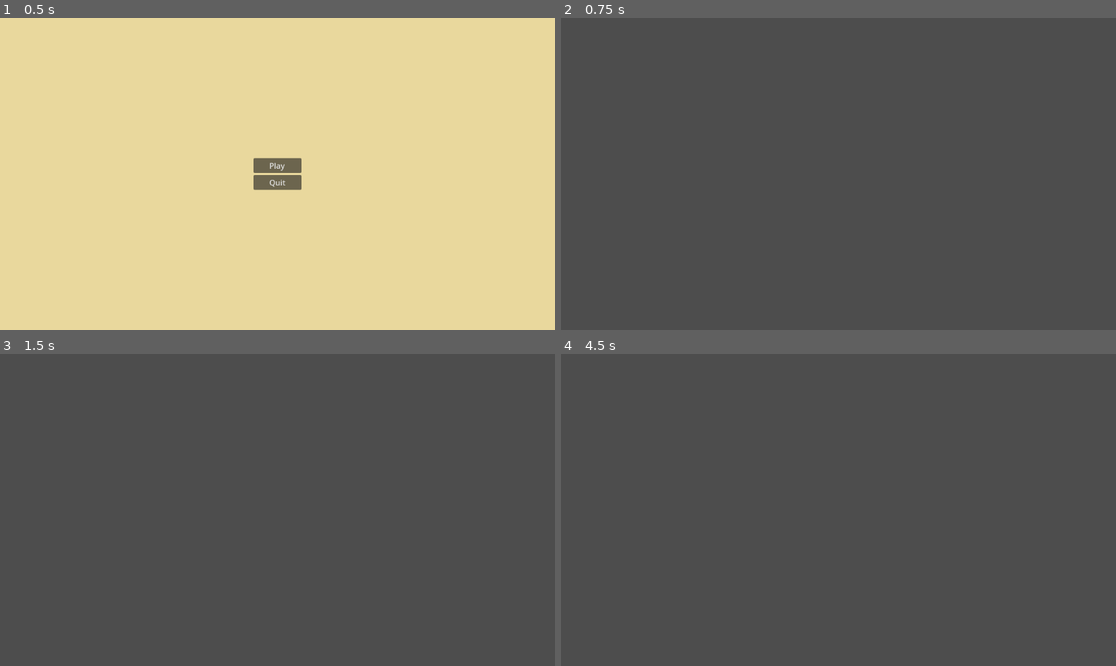
Above: before the commit, frames 1-4 (two rows, left to right).
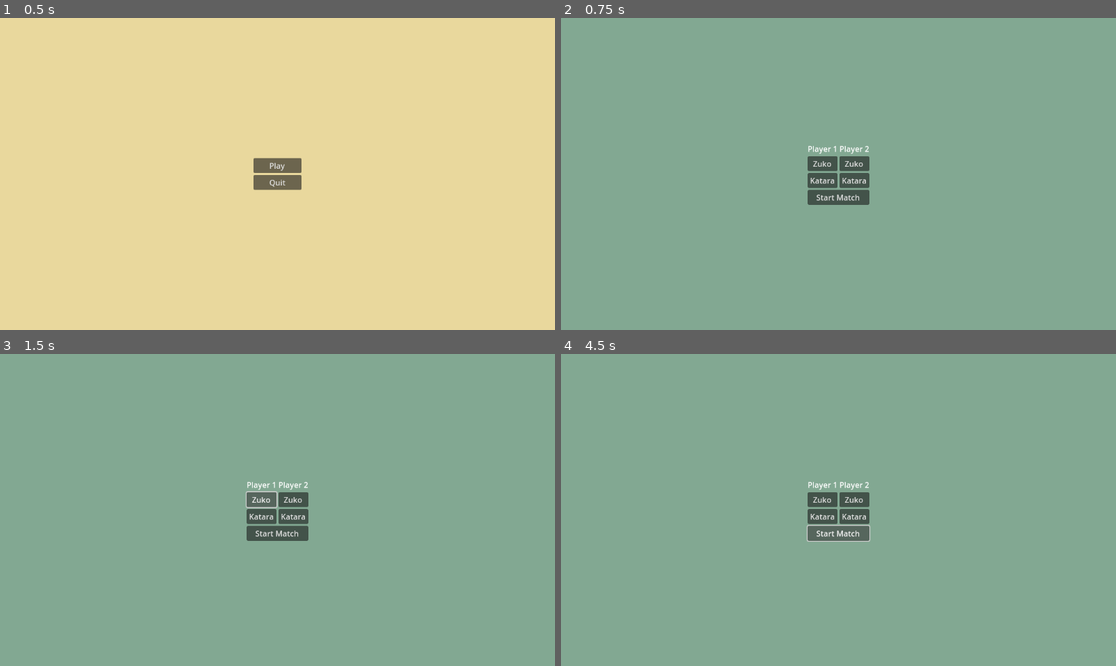
Above: after the commit, the same moments.

Repository: jneisen/avatargame
Game: Godot game, scene res://Scenes/main.tscn
Same seed, same stepped clock (60 frames per second), same inputs: the game is played once before the commit and once after it.
Inputs (mouse positions are in pixels of both pictures, inside the frame that each line leads up to):
- Up to frame 1 (0.5 s): no input
- Up to frame 2 (0.75 s): click "Play" at 0.5 s
- Up to frame 3 (1.5 s): click (260, 500) at 1.25 s, where only the run after the commit has a clickable "Zuko"
- Up to frame 4 (4.5 s): click (821, 516) at 2 s, where only the run after the commit has a clickable "Katara"; click (855, 500) at 2.75 s, where only the run after the commit has a clickable "Zuko"; click (855, 516) at 3.5 s, where only the run after the commit has a clickable "Katara"; click (838, 531) at 4.25 s, where only the run after the commit has a clickable "Start Match"

Frame 1 is identical in both runs. In frame 2, 99% of the frame differs, in the area x 0-100%, y 0-100%; in frame 3, 99%; in frame 4, 99%.
Error after the commit: Invalid assignment of property or key 'modulate' with value of type 'Color' on a base object of type 'null instance'. (res://Scenes/charachter_options.gd:25)

Commit message:
added buttons for player election screen

Diff:
--- a/Scenes/charachter options.tscn
+++ b/Scenes/charachter options.tscn
@@ -1,3 +1,75 @@
-[gd_scene format=3 uid="uid://bt8vfarx3qtn7"]
+[gd_scene load_steps=2 format=3 uid="uid://bt8vfarx3qtn7"]
 
-[node name="CharachterOptions" type="Node2D"]
+[ext_resource type="Script" uid="uid://cs7gtscdsd25d" path="res://Scenes/charachter_options.gd" id="1_tsffj"]
+
+[node name="Control" type="Control"]
+layout_mode = 3
+anchors_preset = 15
+anchor_right = 1.0
+anchor_bottom = 1.0
+grow_horizontal = 2
+grow_vertical = 2
+script = ExtResource("1_tsffj")
+
+[node name="ColorRect" type="ColorRect" parent="."]
+layout_mode = 0
+offset_right = 1228.0
+offset_bottom = 784.0
+color = Color(0.510641, 0.659147, 0.571366, 1)
+
+[node name="VBoxContainer" type="VBoxContainer" parent="."]
+layout_mode = 1
+anchors_preset = 8
+anchor_left = 0.5
+anchor_top = 0.5
+anchor_right = 0.5
+anchor_bottom = 0.5
+offset_left = -64.0
+offset_top = -64.0
+offset_right = 64.0
+offset_bottom = 64.0
+grow_horizontal = 2
+grow_vertical = 2
+
+[node name="HBoxContainer" type="HBoxContainer" parent="VBoxContainer"]
+layout_mode = 2
+
+[node name="VBoxContainer" type="VBoxContainer" parent="VBoxContainer/HBoxContainer"]
+layout_mode = 2
+
+[node name="Label" type="Label" parent="VBoxContainer/HBoxContainer/VBoxContainer"]
+layout_mode = 2
+text = "Player 1"
+
+[node name="pick_zuko_1" type="Button" parent="VBoxContainer/HBoxContainer/VBoxContainer"]
+layout_mode = 2
+text = "Zuko"
+
+[node name="pick_katara_1" type="Button" parent="VBoxContainer/HBoxContainer/VBoxContainer"]
+layout_mode = 2
+text = "Katara"
+
+[node name="VBoxContainer2" type="VBoxContainer" parent="VBoxContainer/HBoxContainer"]
+layout_mode = 2
+
+[node name="Label" type="Label" parent="VBoxContainer/HBoxContainer/VBoxContainer2"]
+layout_mode = 2
+text = "Player 2"
+
+[node name="pick_zuko_2" type="Button" parent="VBoxContainer/HBoxContainer/VBoxContainer2"]
+layout_mode = 2
+text = "Zuko"
+
+[node name="pick_katara_2" type="Button" parent="VBoxContainer/HBoxContainer/VBoxContainer2"]
+layout_mode = 2
+text = "Katara"
+
+[node name="start" type="Button" parent="VBoxContainer"]
+layout_mode = 2
+text = "Start Match
+"
+
+[connection signal="pressed" from="VBoxContainer/HBoxContainer/VBoxContainer/pick_zuko_1" to="." method="_on_pick_zuko_1_pressed"]
+[connection signal="pressed" from="VBoxContainer/HBoxContainer/VBoxContainer/pick_katara_1" to="." method="_on_pick_katara_1_pressed"]
+[connection signal="pressed" from="VBoxContainer/HBoxContainer/VBoxContainer2/pick_zuko_2" to="." method="_on_pick_zuko_2_pressed"]
+[connection signal="pressed" from="VBoxContainer/HBoxContainer/VBoxContainer2/pick_katara_2" to="." method="_on_pick_katara_2_pressed"]
--- /dev/null
+++ b/Scenes/charachter_options.gd
@@ -0,0 +1,29 @@
+extends Control
+
+var player_1_selection = ""
+
+var player_2_selection = ""
+
+func _on_pick_zuko_1_pressed() -> void:
+	player_1_selection="zuko"
+	_update_button_states()
+
+func _on_pick_katara_1_pressed() -> void:
+	player_1_selection="katara"
+	_update_button_states()
+
+func _on_pick_zuko_2_pressed() -> void:
+	player_2_selection="zuko"
+	_update_button_states()
+
+func _on_pick_katara_2_pressed() -> void:
+	player_2_selection="katara"
+	_update_button_states()
+
+func _update_button_states():
+	if player_1_selection == "zuko":
+		$HBoxContainer/VBoxContainer/pick_zuko_1.modulate = Color(1, 1, 1)
+		$HBoxContainer/VBoxContainer/pick_katara_1.modulate = Color(0.5, 0.5, 0.5)
+	else:
+		$HBoxContainer/VBoxContainer/pick_zuko_1.modulate = Color(1, 1, 1)
+		$HBoxContainer/VBoxContainer/pick_katara_1.modulate = Color(0.5, 0.5, 0.5)
Not shown, added: Scenes/charachter_options.gd.uid
